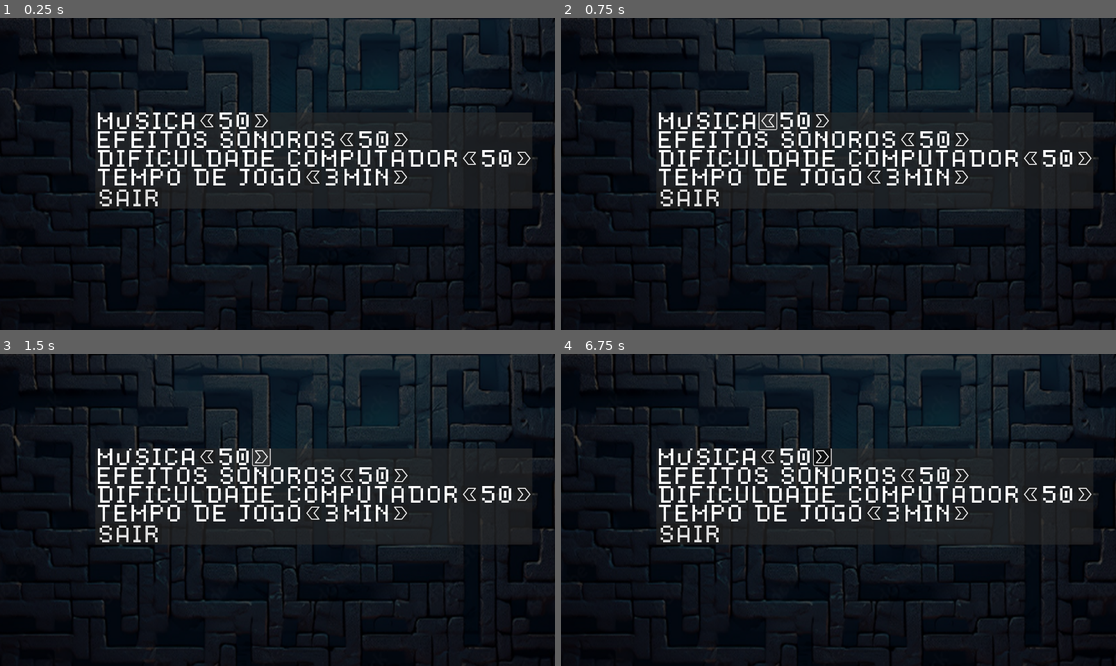
Above: before the commit, frames 1-4 (two rows, left to right).
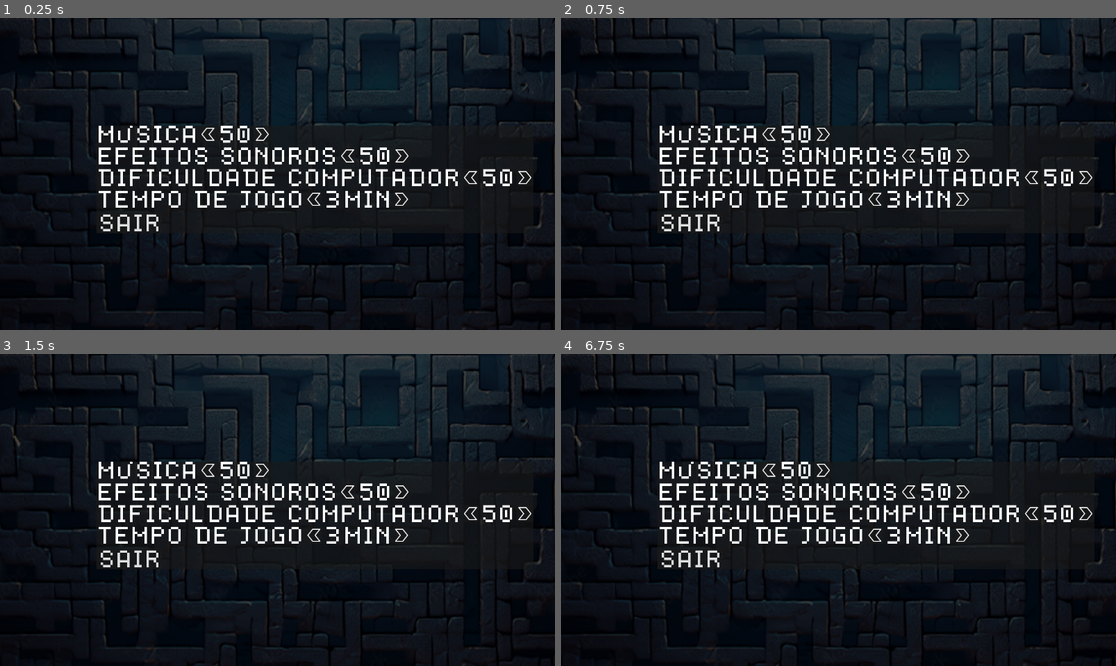
Above: after the commit, the same moments.

Repository: Gabriel-J-code/Splash-Buum
Game: Godot game, scene res://cenas inicial/TelaConfiguracao.tscn
Two runs of this game, one before a commit and one after it. Both use one fixed random seed, a clock stepped at 60 frames per second and the inputs below. This scene is started directly instead of the project's main scene.
Inputs (mouse positions are in pixels of both pictures, inside the frame that each line leads up to):
- Up to frame 1 (0.25 s): no input
- Up to frame 2 (0.75 s): click (766, 120) at 0.52 s
- Up to frame 3 (1.5 s): click (260, 456) at 1.27 s
- Up to frame 4 (6.75 s): tap Enter at 2 s; hold D (j1_move_direita) 2.03-2.78 s; hold Space (j1_confirma) 2.03-2.78 s; hold S (j1_move_baixo) 2.78-3.53 s; tap Space (j1_confirma) at 2.85, 3.5, 4.35, 5, 5.85 s; hold D (j1_move_direita) 3.53-4.28 s; hold Space (j1_confirma) 3.53-4.28 s; hold W (j1_move_cima) 4.28-5.03 s; hold Space (j1_confirma) 5.03-5.78 s; hold A (j1_move_esquerda) 5.03-6.53 s; hold S (j1_move_baixo) from 6.53 s (still down); hold Space (j1_confirma) from 6.53 s (still down)

The runs differ from the first frame. In frame 1, 7.5% of the frame differs, in the area x 17-96%, y 30-69%; in frame 2, 7.7%; in frame 3, 7.6%; in frame 4, 7.6%.

Commit message:
feat: adiciona fase 1 de comandos e menu + atualizacao na tela de configuracao

Diff:
--- /dev/null
+++ b/cenas inicial/Fase_1_Pausada_comandos_menu.tscn
@@ -0,0 +1,75 @@
+[gd_scene load_steps=3 format=3 uid="uid://bka27mdb0f0x4"]
+
+[ext_resource type="Texture2D" uid="uid://ckbxpk8rpjip2" path="res://Jogo SplashBuum/Elementos/fase1_comando.png" id="1_5d1xy"]
+[ext_resource type="FontFile" uid="uid://camj50so6lay8" path="res://Jogo SplashBuum/Fontes/dogicapixel.ttf" id="1_f3t0y"]
+
+[node name="Control" type="Control"]
+layout_mode = 3
+anchors_preset = 8
+anchor_left = 0.5
+anchor_top = 0.5
+anchor_right = 0.5
+anchor_bottom = 0.5
+offset_left = -20.0
+offset_top = -20.0
+offset_right = 20.0
+offset_bottom = 20.0
+grow_horizontal = 2
+grow_vertical = 2
+size_flags_vertical = 4
+
+[node name="HBoxContainer" type="HBoxContainer" parent="."]
+layout_mode = 0
+offset_left = -330.0
+offset_top = -73.0
+offset_right = 264.0
+offset_bottom = 238.0
+scale = Vector2(1, 0.959999)
+
+[node name="TextureRect" type="TextureRect" parent="HBoxContainer"]
+layout_mode = 2
+texture = ExtResource("1_5d1xy")
+
+[node name="PanelContMenu" type="PanelContainer" parent="HBoxContainer"]
+layout_mode = 2
+size_flags_horizontal = 4
+size_flags_vertical = 4
+
+[node name="ContMenu" type="VBoxContainer" parent="HBoxContainer/PanelContMenu"]
+clip_children = 2
+layout_mode = 2
+size_flags_vertical = 4
+size_flags_stretch_ratio = 0.0
+theme_override_constants/separation = 5
+
+[node name="BtnContinuar" type="Button" parent="HBoxContainer/PanelContMenu/ContMenu"]
+layout_mode = 2
+size_flags_vertical = 4
+localize_numeral_system = false
+theme_override_fonts/font = ExtResource("1_f3t0y")
+theme_override_font_sizes/font_size = 10
+text = "CONTINUAR"
+
+[node name="BtnRecomecar" type="Button" parent="HBoxContainer/PanelContMenu/ContMenu"]
+layout_mode = 2
+size_flags_vertical = 4
+localize_numeral_system = false
+theme_override_fonts/font = ExtResource("1_f3t0y")
+theme_override_font_sizes/font_size = 10
+text = "RECOMEÇAR"
+
+[node name="BtnConfiguracao" type="Button" parent="HBoxContainer/PanelContMenu/ContMenu"]
+layout_mode = 2
+size_flags_vertical = 4
+localize_numeral_system = false
+theme_override_fonts/font = ExtResource("1_f3t0y")
+theme_override_font_sizes/font_size = 10
+text = "CONFIGURAÇÕES"
+
+[node name="BtnMenu" type="Button" parent="HBoxContainer/PanelContMenu/ContMenu"]
+layout_mode = 2
+size_flags_vertical = 4
+localize_numeral_system = false
+theme_override_fonts/font = ExtResource("1_f3t0y")
+theme_override_font_sizes/font_size = 10
+text = "MENU INICIAL"
--- a/cenas inicial/TelaConfiguracao.tscn
+++ b/cenas inicial/TelaConfiguracao.tscn
@@ -1,17 +1,13 @@
 [gd_scene load_steps=7 format=3 uid="uid://cggq1788alfbn"]
 
-[ext_resource type="Texture2D" uid="uid://bma73fm2cmqbv" path="res://Jogo SplashBuum/Elementos/Fundo do cenario.png" id="1_rcp88"]
-[ext_resource type="FontFile" uid="uid://camj50so6lay8" path="res://Jogo SplashBuum/Fontes/dogicapixel.ttf" id="2_bc425"]
-[ext_resource type="Texture2D" uid="uid://1mdw4gv4cr21" path="res://Jogo SplashBuum/Elementos/seta esquerda.png" id="3_2dons"]
-[ext_resource type="Texture2D" uid="uid://cp68borrg5rb3" path="res://Jogo SplashBuum/Elementos/seta direita.png" id="4_npxyc"]
+[ext_resource type="Texture2D" uid="uid://bma73fm2cmqbv" path="res://Jogo SplashBuum/Elementos/Fundo do cenario.png" id="1_rs05s"]
+[ext_resource type="FontFile" uid="uid://camj50so6lay8" path="res://Jogo SplashBuum/Fontes/dogicapixel.ttf" id="2_f7no8"]
+[ext_resource type="Texture2D" uid="uid://1mdw4gv4cr21" path="res://Jogo SplashBuum/Elementos/seta esquerda.png" id="3_q5kax"]
+[ext_resource type="Texture2D" uid="uid://cp68borrg5rb3" path="res://Jogo SplashBuum/Elementos/seta direita.png" id="4_hh00t"]
 
 [sub_resource type="CanvasItemMaterial" id="CanvasItemMaterial_rcp88"]
 blend_mode = 4
 light_mode = 1
-particles_animation = true
-particles_anim_h_frames = 1
-particles_anim_v_frames = 1
-particles_anim_loop = false
 
 [sub_resource type="Theme" id="Theme_rj47k"]
 
@@ -21,13 +17,7 @@
 offset_right = 40.0
 offset_bottom = 40.0
 
-[node name="ColorRect" type="ColorRect" parent="."]
-layout_mode = 0
-offset_left = -5.0
-offset_right = 35.0
-offset_bottom = 40.0
-
-[node name="planoFundo" type="TextureRect" parent="ColorRect"]
+[node name="planoFundo" type="TextureRect" parent="."]
 modulate = Color(0.3, 0.3, 0.3, 1)
 layout_mode = 1
 anchors_preset = -1
@@ -35,18 +25,23 @@
 anchor_top = 9.243
 anchor_right = 15.885
 anchor_bottom = 9.243
-offset_left = -691.4
+offset_left = -696.4
 offset_top = -462.72
-offset_right = 512.6
+offset_right = 507.6
 offset_bottom = 217.28
 grow_horizontal = 2
 grow_vertical = 2
 scale = Vector2(1.15181, 1.36685)
-texture = ExtResource("1_rcp88")
+texture = ExtResource("1_rs05s")
 
 [node name="PanelContainer" type="PanelContainer" parent="."]
+physics_interpolation_mode = 1
+auto_translate_mode = 1
+z_index = 5
+y_sort_enabled = true
 texture_filter = 2
 material = SubResource("CanvasItemMaterial_rcp88")
+use_parent_material = true
 clip_contents = true
 layout_mode = 1
 anchors_preset = 8
@@ -54,125 +49,129 @@
 anchor_top = 0.5
 anchor_right = 0.5
 anchor_bottom = 0.5
-offset_left = 178.0
-offset_top = 176.0
-offset_right = 1085.0
-offset_bottom = 376.0
+offset_left = 180.0
+offset_top = 215.0
+offset_right = 1087.0
+offset_bottom = 415.0
 grow_horizontal = 2
 grow_vertical = 2
+tooltip_auto_translate_mode = 1
 mouse_filter = 1
 
 [node name="VBoxContainer" type="VBoxContainer" parent="PanelContainer"]
 layout_mode = 2
+size_flags_horizontal = 4
 size_flags_vertical = 4
+size_flags_stretch_ratio = 5.0
 theme = SubResource("Theme_rj47k")
+theme_override_constants/separation = 10
 
 [node name="ContMusic" type="HBoxContainer" parent="PanelContainer/VBoxContainer"]
 layout_mode = 2
 
 [node name="LbMusica" type="Label" parent="PanelContainer/VBoxContainer/ContMusic"]
 layout_mode = 2
-theme_override_fonts/font = ExtResource("2_bc425")
+theme_override_fonts/font = ExtResource("2_f7no8")
 theme_override_font_sizes/font_size = 40
 text = "Música"
 uppercase = true
 
 [node name="BtnDireiro" type="Button" parent="PanelContainer/VBoxContainer/ContMusic"]
 layout_mode = 2
-icon = ExtResource("3_2dons")
+icon = ExtResource("3_q5kax")
 
 [node name="LbVolume" type="Label" parent="PanelContainer/VBoxContainer/ContMusic"]
 layout_mode = 2
-theme_override_fonts/font = ExtResource("2_bc425")
+theme_override_fonts/font = ExtResource("2_f7no8")
 theme_override_font_sizes/font_size = 40
 text = "50"
 
 [node name="BtnEsquerdo" type="Button" parent="PanelContainer/VBoxContainer/ContMusic"]
 layout_mode = 2
-icon = ExtResource("4_npxyc")
+icon = ExtResource("4_hh00t")
 
 [node name="ContEfeit" type="HBoxContainer" parent="PanelContainer/VBoxContainer"]
 layout_mode = 2
 
 [node name="LbEfeito" type="Label" parent="PanelContainer/VBoxContainer/ContEfeit"]
 layout_mode = 2
-theme_override_fonts/font = ExtResource("2_bc425")
+theme_override_fonts/font = ExtResource("2_f7no8")
 theme_override_font_sizes/font_size = 40
 text = "efeitos sonoros"
 uppercase = true
 
 [node name="BtnDireiro" type="Button" parent="PanelContainer/VBoxContainer/ContEfeit"]
 layout_mode = 2
-icon = ExtResource("3_2dons")
+icon = ExtResource("3_q5kax")
 
 [node name="LbVolume" type="Label" parent="PanelContainer/VBoxContainer/ContEfeit"]
 layout_mode = 2
-theme_override_fonts/font = ExtResource("2_bc425")
+theme_override_fonts/font = ExtResource("2_f7no8")
 theme_override_font_sizes/font_size = 40
 text = "50"
 
 [node name="BtnEsquerdo" type="Button" parent="PanelContainer/VBoxContainer/ContEfeit"]
 layout_mode = 2
-icon = ExtResource("4_npxyc")
+icon = ExtResource("4_hh00t")
 
 [node name="ContDific" type="HBoxContainer" parent="PanelContainer/VBoxContainer"]
 layout_mode = 2
 
 [node name="LbDificuldade" type="Label" parent="PanelContainer/VBoxContainer/ContDific"]
 layout_mode = 2
-theme_override_fonts/font = ExtResource("2_bc425")
+theme_override_fonts/font = ExtResource("2_f7no8")
 theme_override_font_sizes/font_size = 40
 text = "Dificuldade computador"
 uppercase = true
 
 [node name="BtnDireiro" type="Button" parent="PanelContainer/VBoxContainer/ContDific"]
 layout_mode = 2
-icon = ExtResource("3_2dons")
+icon = ExtResource("3_q5kax")
 
 [node name="LbVolume" type="Label" parent="PanelContainer/VBoxContainer/ContDific"]
 layout_mode = 2
-theme_override_fonts/font = ExtResource("2_bc425")
+theme_override_fonts/font = ExtResource("2_f7no8")
 theme_override_font_sizes/font_size = 40
 text = "50"
 
 [node name="BtnEsquerdo" type="Button" parent="PanelContainer/VBoxContainer/ContDific"]
 layout_mode = 2
-icon = ExtResource("4_npxyc")
+icon = ExtResource("4_hh00t")
 
 [node name="ContTemp" type="HBoxContainer" parent="PanelContainer/VBoxContainer"]
 layout_mode = 2
 
 [node name="LbMusica" type="Label" parent="PanelContainer/VBoxContainer/ContTemp"]
 layout_mode = 2
-theme_override_fonts/font = ExtResource("2_bc425")
+theme_override_fonts/font = ExtResource("2_f7no8")
 theme_override_font_sizes/font_size = 40
 text = "tempo de jogo"
 uppercase = true
 
 [node name="BtnDireiro" type="Button" parent="PanelContainer/VBoxContainer/ContTemp"]
 layout_mode = 2
-icon = ExtResource("3_2dons")
+icon = ExtResource("3_q5kax")
 
 [node name="LbVolume" type="Label" parent="PanelContainer/VBoxContainer/ContTemp"]
 layout_mode = 2
-theme_override_fonts/font = ExtResource("2_bc425")
+theme_override_fonts/font = ExtResource("2_f7no8")
 theme_override_font_sizes/font_size = 40
 text = "3"
 
 [node name="LbVolume2" type="Label" parent="PanelContainer/VBoxContainer/ContTemp"]
 layout_mode = 2
-theme_override_fonts/font = ExtResource("2_bc425")
+theme_override_fonts/font = ExtResource("2_f7no8")
 theme_override_font_sizes/font_size = 40
 text = "min"
 uppercase = true
 
 [node name="BtnEsquerdo" type="Button" parent="PanelContainer/VBoxContainer/ContTemp"]
 layout_mode = 2
-icon = ExtResource("4_npxyc")
+icon = ExtResource("4_hh00t")
 
 [node name="BtnSair" type="Button" parent="PanelContainer/VBoxContainer"]
 layout_mode = 2
 size_flags_horizontal = 0
-theme_override_fonts/font = ExtResource("2_bc425")
+theme_override_fonts/font = ExtResource("2_f7no8")
 theme_override_font_sizes/font_size = 40
 text = "SAIR"
Binary file added: Elementos/fase1_comando.png
